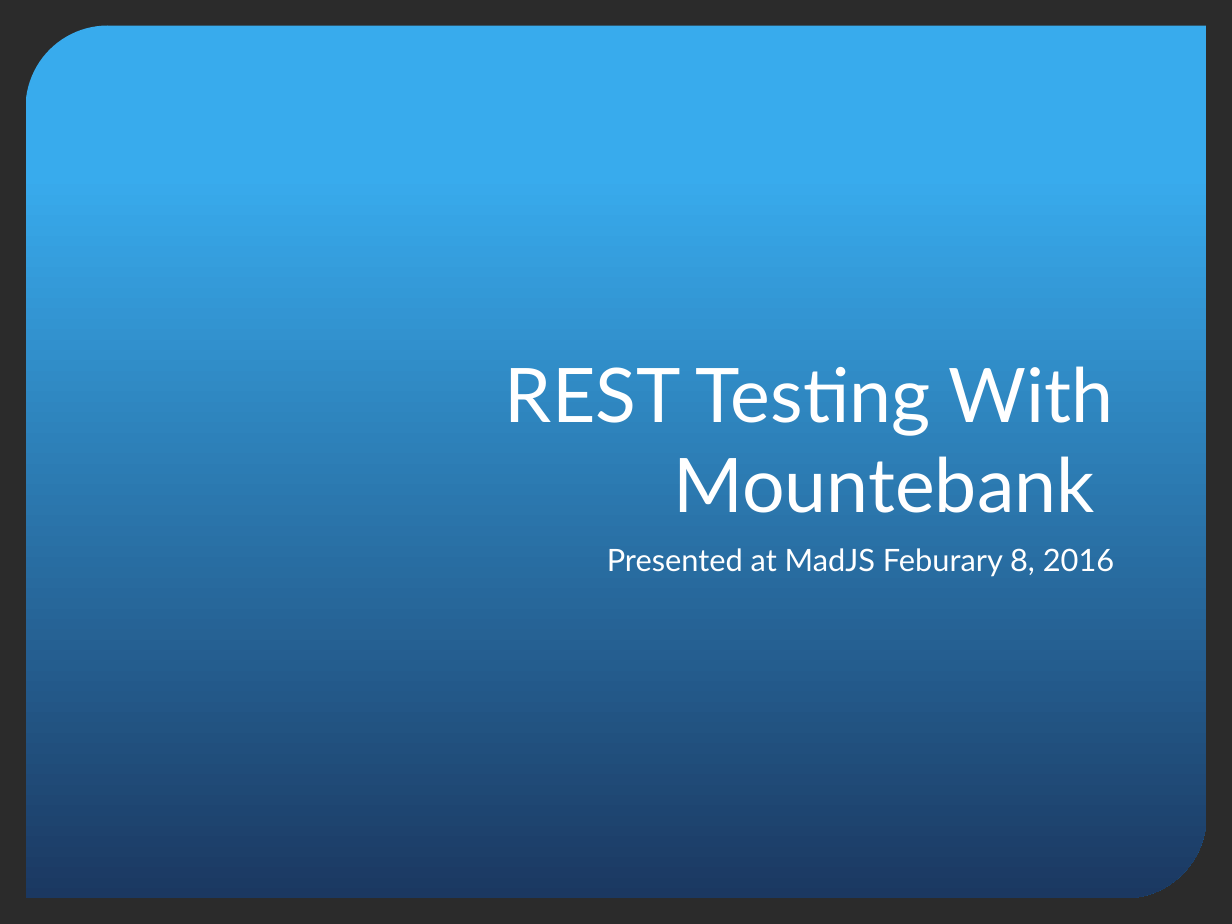
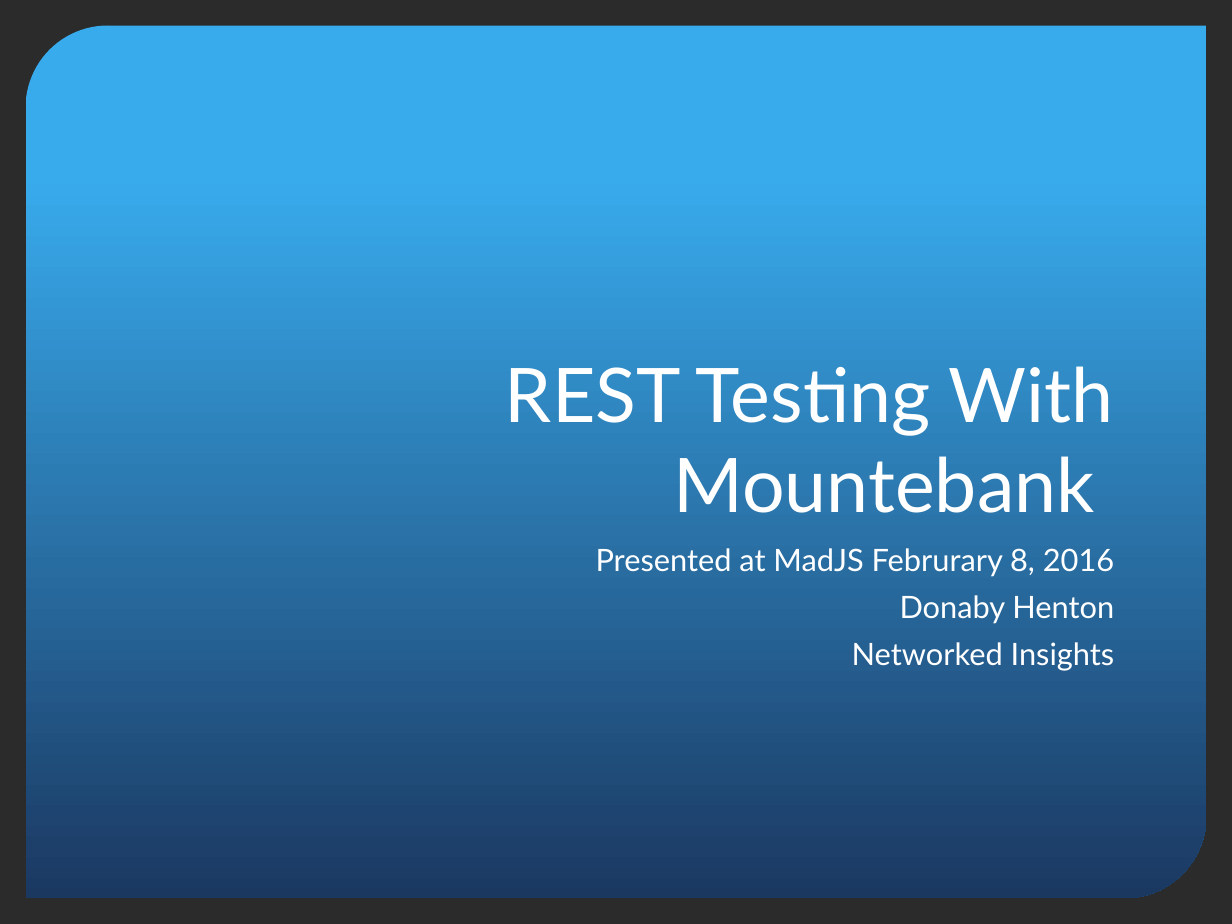
Before and after one commit to donhenton/mountebank-UI, a slide deck: slide 1 of docs/madjs/MADJS-Mountebank.pptx. Drawn at 1232x924 pixels with LibreOffice and Linux fonts; fonts in the diff are those of the drawing; background and template pictures are left out; a plain dark background stands for a picture behind light text. Boxes give left, top, right and bottom in pixels: in the first picture for what was removed or moved away, otherwise in the second. Text is boxed around its words. In the diff, an @@ line names an element or a change of style, - is before the commit and + after.

```diff
--- a/docs/madjs/MADJS-Mountebank.pptx
+++ b/docs/madjs/MADJS-Mountebank.pptx
@@ subtitle at <box>596,548,1115,671</box>: text changed @@
-Presented at MadJS Feburary 8, 2016
+Presented at MadJS Februrary 8, 2016
+Donaby Henton
+Networked Insights
```
Also in this commit, not shown: 3 other slides changed, 5 slides added, 1 other file.
